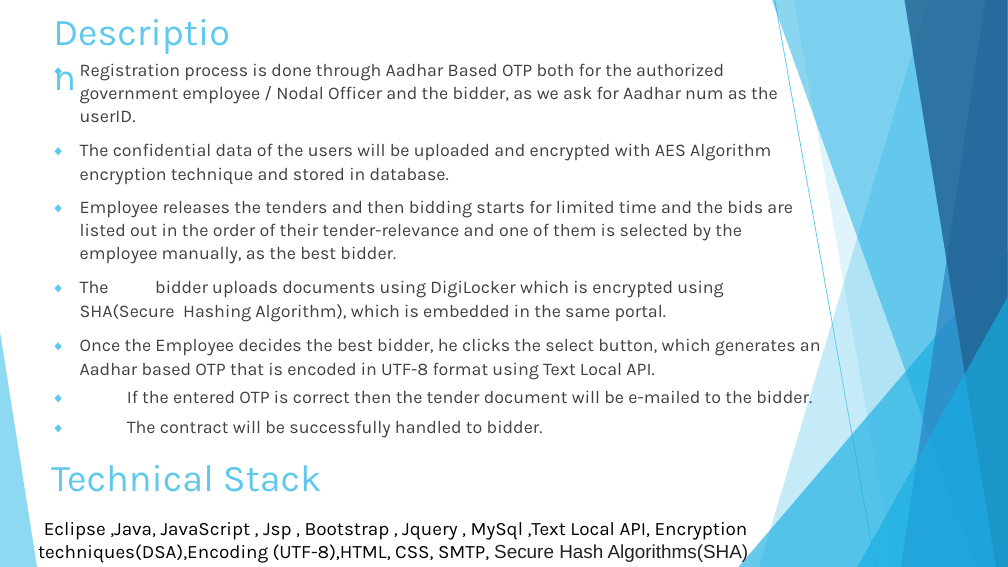
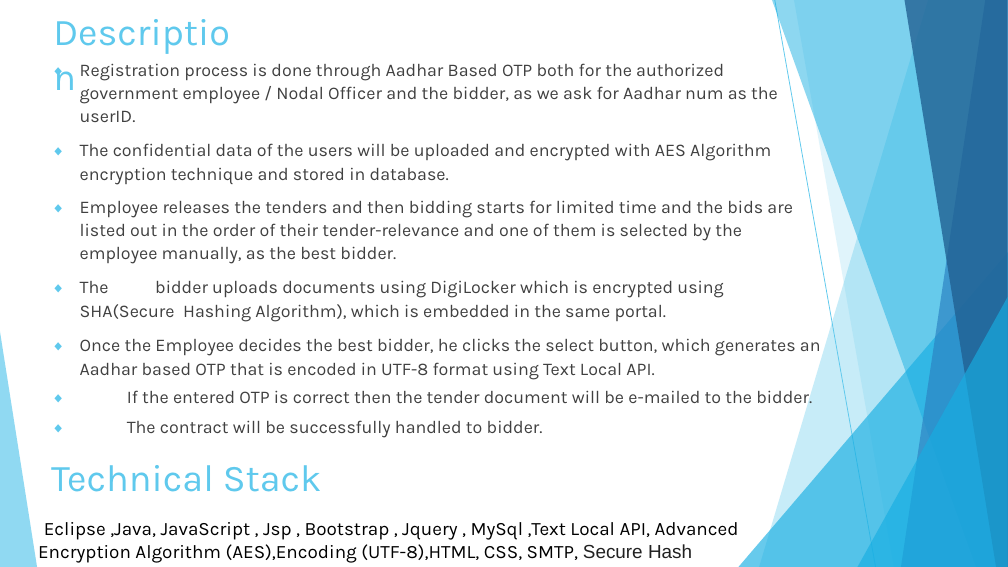
Before and after one commit to ashutoshm1771/db126_cookie_army, a slide deck: slide 3 of db126_cookie_army ppt.pptx. Drawn at 1008x567 pixels with LibreOffice and Linux fonts; fonts in the diff are those of the drawing. Boxes give left, top, right and bottom in pixels: in the first picture for what was removed or moved away, otherwise in the second. Text is boxed around its words. In the diff, an @@ line names an element or a change of style, - is before the commit and + after.

```diff
--- a/db126_cookie_army ppt.pptx
+++ b/db126_cookie_army ppt.pptx
@@ text at (38, 522, 739, 563): text changed @@
-Eclipse ,Java, JavaScript , Jsp , Bootstrap , Jquery , MySql ,Text Local API, Encryption techniques(DSA),Encoding (UTF-8),HTML, CSS, SMTP, Secure Hash Algorithms(SHA)
+Eclipse ,Java, JavaScript , Jsp , Bootstrap , Jquery , MySql ,Text Local API, Advanced Encryption Algorithm (AES),Encoding (UTF-8),HTML, CSS, SMTP, Secure Hash Algorithms(SHA-256)
```
Also in this commit, not shown: 4 other slides changed, 6 slides added, 5 slides removed.
